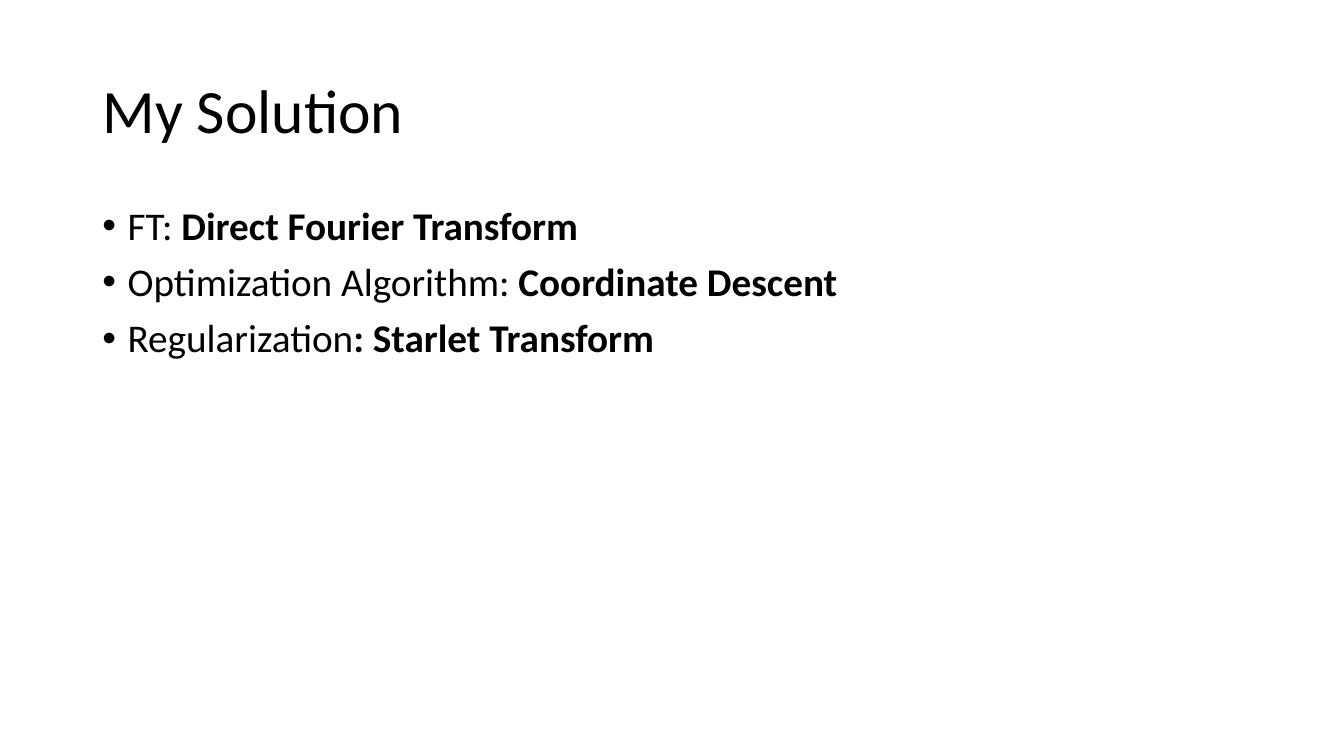
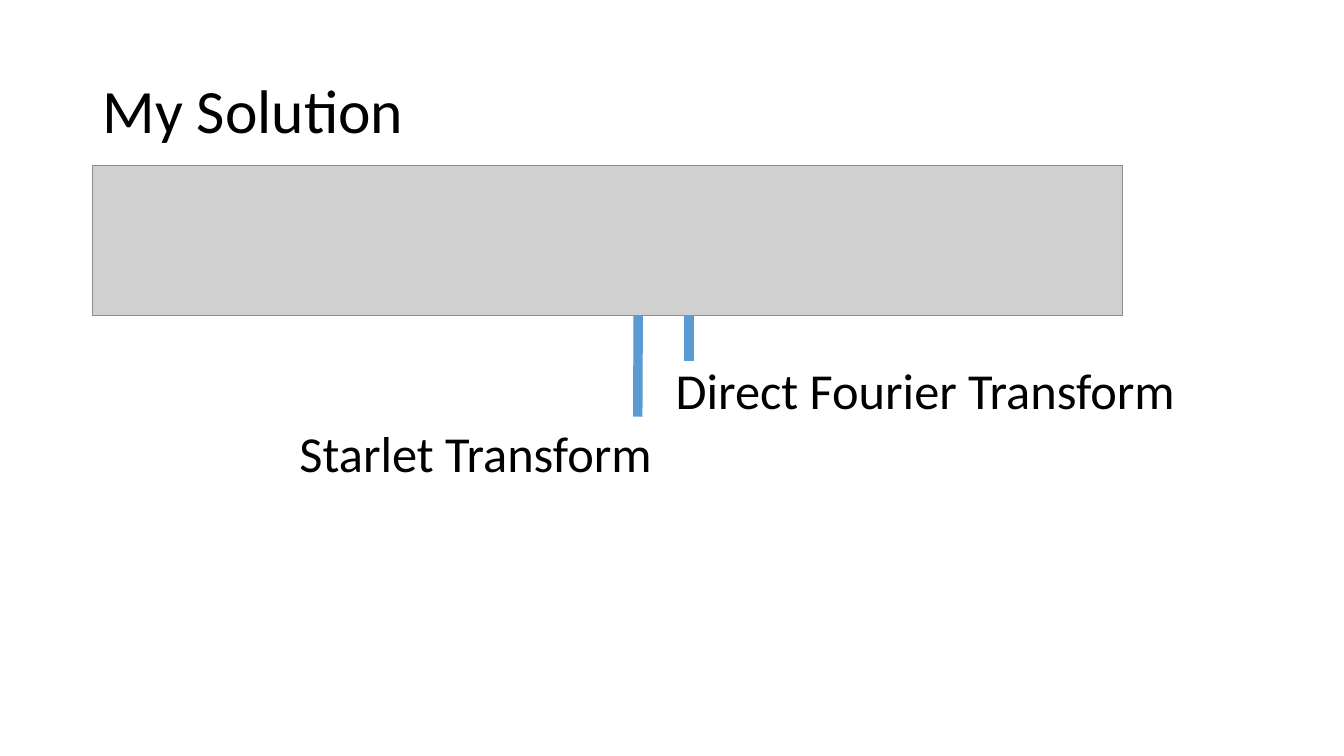
Before and after one commit to lord-blueberry/p8-doc, a slide deck: slide 12 of pp8.pptx (slide 13 before the commit). Drawn at 1344x756 pixels with LibreOffice and Linux fonts; fonts in the diff are those of the drawing; grey boxes stand for pictures. Boxes give left, top, right and bottom in pixels: in the first picture for what was removed or moved away, otherwise in the second. Text is boxed around its words. In the diff, an @@ line names an element or a change of style, - is before the commit and + after.

Commit message:
pp8

```diff
--- a/pp8.pptx
+++ b/pp8.pptx
@@ picture added at (93, 165, 1123, 316) @@
@@ text removed at (128, 212, 837, 359) @@
-• FT: Direct Fourier Transform
-• Optimization Algorithm: Coordinate Descent
-• Regularization: Starlet Transform
@@ arrow added from (638, 416) to (638, 279), #5B9BD5 6.75 pt @@
@@ arrow added from (689, 362) to (689, 279), #5B9BD5 6.75 pt @@
@@ text added at (676, 374, 1174, 410), 36 pt, text #000000 @@
+Direct Fourier Transform
@@ text added at (299, 437, 651, 473), 36 pt, text #000000 @@
+Starlet Transform
```
Also in this commit, not shown: 2 other slides changed, 1 slide removed.
